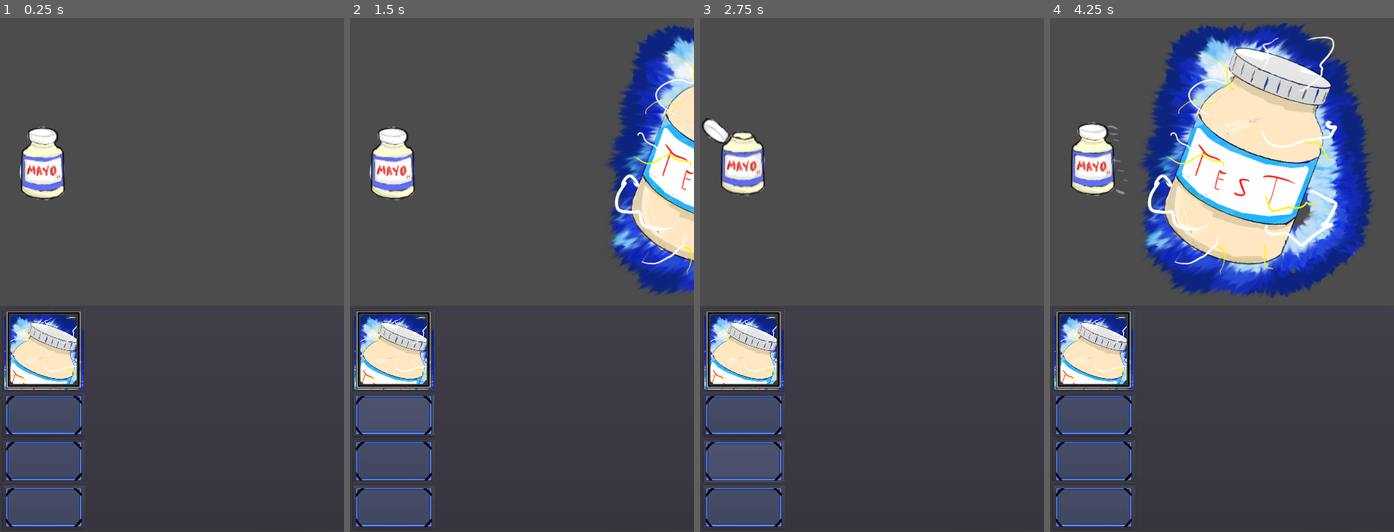
Above: before the commit, frames 1-4 (left to right).
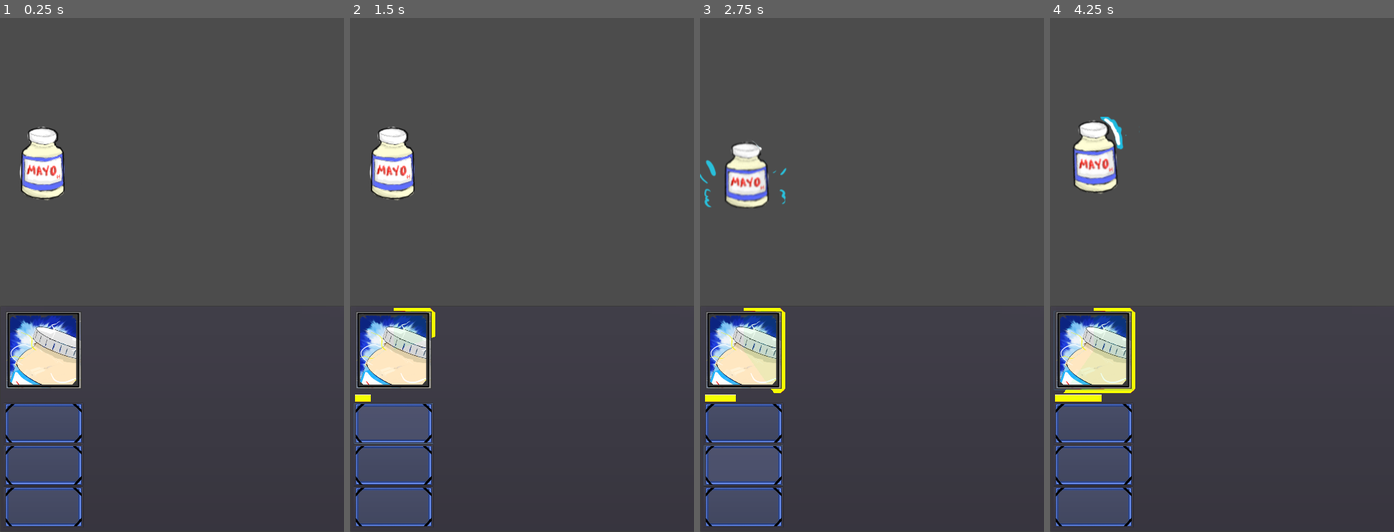
Above: after the commit, the same moments.

Repository: jafetal/Godot-gacha
Game: Godot game, scene res://scenes/Main.tscn
Two runs of this game, one before a commit and one after it. Both use one fixed random seed, a clock stepped at 60 frames per second and the inputs below.
Inputs (mouse positions are in pixels of both pictures, inside the frame that each line leads up to; where the layout moved, square brackets give the same spot in the first picture):
- Up to frame 1 (0.25 s): no input
- Up to frame 2 (1.5 s): click (394, 352) at 0.5 s; click (394, 424) [394, 413] at 1.25 s
- Up to frame 3 (2.75 s): click (744, 465) [744, 460] at 2 s
- Up to frame 4 (4.25 s): click (1094, 506) at 2.75 s; click (1094, 352) at 3.5 s

The runs differ from the first frame. In frame 1, 3.8% of the frame differs, in the area x 0-25%, y 56-100%; in frame 2, 14%; in frame 3, 6.1%; in frame 4, 35%, in the area x 0-95%, y 0-100%.

Commit message:
Se implemento el true arts, skill, asi como sus sonidos, y otras arreglos

Diff:
--- a/Sprites/Characters/Mayo/Animaciones.tres
+++ b/Sprites/Characters/Mayo/Animaciones.tres
@@ -28,6 +28,37 @@
 [ext_resource path="res://Sprites/Characters/Mayo/arts/arts0006.png" type="Texture" id=26]
 [ext_resource path="res://Sprites/Characters/Mayo/arts/arts0008.png" type="Texture" id=27]
 [ext_resource path="res://Sprites/Characters/Mayo/arts/arts0002.png" type="Texture" id=28]
+[ext_resource path="res://Sprites/Characters/Mayo/TrueArts/TrueArts0007.png" type="Texture" id=29]
+[ext_resource path="res://Sprites/Characters/Mayo/TrueArts/TrueArts0000.png" type="Texture" id=30]
+[ext_resource path="res://Sprites/Characters/Mayo/TrueArts/TrueArts0019.png" type="Texture" id=31]
+[ext_resource path="res://Sprites/Characters/Mayo/TrueArts/TrueArts0006.png" type="Texture" id=32]
+[ext_resource path="res://Sprites/Characters/Mayo/TrueArts/TrueArts0005.png" type="Texture" id=33]
+[ext_resource path="res://Sprites/Characters/Mayo/TrueArts/TrueArts0003.png" type="Texture" id=34]
+[ext_resource path="res://Sprites/Characters/Mayo/TrueArts/TrueArts0001.png" type="Texture" id=35]
+[ext_resource path="res://Sprites/Characters/Mayo/TrueArts/TrueArts0026.png" type="Texture" id=36]
+[ext_resource path="res://Sprites/Characters/Mayo/TrueArts/TrueArts0025.png" type="Texture" id=37]
+[ext_resource path="res://Sprites/Characters/Mayo/TrueArts/TrueArts0024.png" type="Texture" id=38]
+[ext_resource path="res://Sprites/Characters/Mayo/TrueArts/TrueArts0020.png" type="Texture" id=39]
+[ext_resource path="res://Sprites/Characters/Mayo/TrueArts/TrueArts0023.png" type="Texture" id=40]
+[ext_resource path="res://Sprites/Characters/Mayo/TrueArts/TrueArts0004.png" type="Texture" id=41]
+[ext_resource path="res://Sprites/Characters/Mayo/TrueArts/TrueArts0027.png" type="Texture" id=42]
+[ext_resource path="res://Sprites/Characters/Mayo/TrueArts/TrueArts0009.png" type="Texture" id=43]
+[ext_resource path="res://Sprites/Characters/Mayo/TrueArts/TrueArts0014.png" type="Texture" id=44]
+[ext_resource path="res://Sprites/Characters/Mayo/TrueArts/TrueArts0012.png" type="Texture" id=45]
+[ext_resource path="res://Sprites/Characters/Mayo/TrueArts/TrueArts0013.png" type="Texture" id=46]
+[ext_resource path="res://Sprites/Characters/Mayo/TrueArts/TrueArts0030.png" type="Texture" id=47]
+[ext_resource path="res://Sprites/Characters/Mayo/TrueArts/TrueArts0008.png" type="Texture" id=48]
+[ext_resource path="res://Sprites/Characters/Mayo/TrueArts/TrueArts0017.png" type="Texture" id=49]
+[ext_resource path="res://Sprites/Characters/Mayo/TrueArts/TrueArts0018.png" type="Texture" id=50]
+[ext_resource path="res://Sprites/Characters/Mayo/TrueArts/TrueArts0015.png" type="Texture" id=51]
+[ext_resource path="res://Sprites/Characters/Mayo/TrueArts/TrueArts0028.png" type="Texture" id=52]
+[ext_resource path="res://Sprites/Characters/Mayo/TrueArts/TrueArts0021.png" type="Texture" id=53]
+[ext_resource path="res://Sprites/Characters/Mayo/TrueArts/TrueArts0002.png" type="Texture" id=54]
+[ext_resource path="res://Sprites/Characters/Mayo/TrueArts/TrueArts0010.png" type="Texture" id=55]
+[ext_resource path="res://Sprites/Characters/Mayo/TrueArts/TrueArts0022.png" type="Texture" id=56]
+[ext_resource path="res://Sprites/Characters/Mayo/TrueArts/TrueArts0029.png" type="Texture" id=57]
+[ext_resource path="res://Sprites/Characters/Mayo/TrueArts/TrueArts0011.png" type="Texture" id=58]
+[ext_resource path="res://Sprites/Characters/Mayo/TrueArts/TrueArts0016.png" type="Texture" id=59]
 
 [resource]
 animations = [ {
@@ -35,11 +66,6 @@
 "loop": true,
 "name": "idle",
 "speed": 10.0
-}, {
-"frames": [  ],
-"loop": false,
-"name": "trueArts",
-"speed": 5.0
 }, {
 "frames": [ ExtResource( 20 ), ExtResource( 28 ), ExtResource( 22 ), ExtResource( 19 ), ExtResource( 17 ), ExtResource( …(198 unchanged characters)…
 "loop": false,
@@ -50,4 +76,9 @@
 "loop": false,
 "name": "attack",
 "speed": 15.0
+}, {
+"frames": [ ExtResource( 30 ), ExtResource( 35 ), ExtResource( 54 ), ExtResource( 34 ), ExtResource( 41 ), ExtResource( 33 ), ExtResource( 32 ), ExtResource( 29 ), ExtResource( 48 ), ExtResource( 43 ), ExtResource( 55 ), ExtResource( 58 ), ExtResource( 45 ), ExtResource( 46 ), ExtResource( 44 ), ExtResource( 51 ), ExtResource( 59 ), ExtResource( 49 ), ExtResource( 50 ), ExtResource( 31 ), ExtResource( 39 ), ExtResource( 53 ), ExtResource( 56 ), ExtResource( 40 ), ExtResource( 38 ), ExtResource( 37 ), ExtResource( 36 ), ExtResource( 42 ), ExtResource( 52 ), ExtResource( 57 ), ExtResource( 47 ), ExtResource( 32 ), ExtResource( 29 ), ExtResource( 33 ), ExtResource( 41 ), ExtResource( 54 ), ExtResource( 34 ) ],
+"loop": false,
+"name": "trueArts",
+"speed": 15.0
 } ]
--- a/scenes/GUI/InGgui.gd
+++ b/scenes/GUI/InGgui.gd
@@ -4,11 +4,14 @@
 var menuy
 var pos
 var illustration = load("res://Sprites/Units_il/Mayo/Mayo.png")
+var touchcount
+var listo1 = 0
 
 # Called when the node enters the scene tree for the first time.
 func _ready():
 	pause_mode = Node.PAUSE_MODE_PROCESS
 	menu_ajustement()
+	initialize_artsgauge()
 	unit_initialize(load("res://Sprites/Characters/Mayo/Animaciones.tres"),illustration)
 
 
@@ -19,18 +22,34 @@
 func unit_initialize(animations,illus):
 	var perfil = AtlasTexture.new()
 	perfil.set_atlas(illustration)
-	perfil.set_region(Rect2(120, 0, 300, 300))
+	perfil.set_region(Rect2(120, 0, 250, 250))
 	$Control/PanelContainer/HBoxContainer/ControlUnit1/HBoxContainer/VBoxContainer/Personaje/perfil.texture = perfil
 	$Units/unit.set_data(animations,illus)
 
 #Arts
 func _on_Button_button_down():
-	get_tree().paused = true
-	$Units/unit.arts()
-	$AnimationPlayer/Sprite.texture = load("res://Sprites/Units_il/Mayo/Mayo.png")
+	touchcount = 0;
+	if(listo1==1):
+		$Control/PanelContainer/HBoxContainer/ControlUnit1/ArtsCounter1.stop()
+		get_tree().paused = true
+		$Units/unit.arts()
+		mostrarArts(load("res://Sprites/Units_il/Mayo/Mayo.png"),1) #1 = arts, 2 = true arts
+	if(listo1==2):
+		get_tree().paused = true
+		$Units/unit.true_arts()
+		mostrarArts(load("res://Sprites/Units_il/Mayo/Mayo_awk.png"),2)
+	listo1 += 1
+	$Control/PanelContainer/HBoxContainer/ControlUnit1/ArtsCounter1.start()
+
+func mostrarArts(imagen,tipo):
+	$AnimationPlayer/Sprite.texture = imagen
 	$AnimationPlayer.stop()
 	$AnimationPlayer.play("Enter")
-
+	if(tipo==1):
+		$AnimationPlayer/artsSound.stream = load("res://sound/Arts.wav")
+	else:
+		$AnimationPlayer/artsSound.stream = load("res://sound/TrueArts.wav")
+	$AnimationPlayer/artsSound.play()
 
 func _on_Unit1Atack_timer_timeout():
 	$Units/unit.attack()
@@ -39,6 +58,7 @@
 func _on_AnimationPlayer_animation_finished(anim_name):
 	get_tree().paused = false
 
+
 func menu_ajustement():
 	screen_size = get_viewport().get_visible_rect().size
 	menu = screen_size.x/1160
@@ -46,3 +66,22 @@
 	pos = Vector2(0,get_viewport().get_visible_rect().size.y-(get_viewport().get_visible_rect().size.y/2.28))
 	$Control/PanelContainer.rect_scale = Vector2(menu,menuy)
 	$Control/PanelContainer.rect_position = pos
+
+
+
+func _on_Gauge_test_timeout():
+	$Control/PanelContainer/HBoxContainer/ControlUnit1/HBoxContainer/VBoxContainer/Personaje/skill.value +=5
+	$Control/PanelContainer/HBoxContainer/ControlUnit1/HBoxContainer/VBoxContainer/Gauge/Arts.value += 5
+
+func initialize_artsgauge():
+	var perfil = AtlasTexture.new()
+	perfil.set_atlas(load("res://Sprites/GUI/artsGauge.png"))
+	perfil.set_region(Rect2(0, 0, 260, 25))
+
+	$Control/PanelContainer/HBoxContainer/ControlUnit1/HBoxContainer/VBoxContainer/Gauge/Arts.texture_progress = perfil
+
+
+
+func _on_ArtsCounter1_timeout():
+	if(listo1>0):
+		listo1=0
--- a/scenes/GUI/InGgui.tscn
+++ b/scenes/GUI/InGgui.tscn
@@ -1,9 +1,11 @@
-[gd_scene load_steps=6 format=2]
+[gd_scene load_steps=8 format=2]
 
 [ext_resource path="res://Sprites/GUI/marcoPersonaje.png" type="Texture" id=1]
 [ext_resource path="res://scenes/GUI/InGgui.gd" type="Script" id=2]
 [ext_resource path="res://scenes/unit.tscn" type="PackedScene" id=3]
 [ext_resource path="res://Sprites/GUI/item.png" type="Texture" id=4]
+[ext_resource path="res://Sprites/GUI/skill.png" type="Texture" id=5]
+[ext_resource path="res://sound/Arts.wav" type="AudioStream" id=6]
 
 [sub_resource type="Animation" id=1]
 resource_name = "Enter"
@@ -37,6 +39,10 @@
 position = Vector2( -288.075, 200 )
 scale = Vector2( 0.75, 0.75 )
 
+[node name="artsSound" type="AudioStreamPlayer" parent="AnimationPlayer"]
+stream = ExtResource( 6 )
+volume_db = 1.0
+
 [node name="Control" type="Control" parent="."]
 margin_right = 40.0
 margin_bottom = 40.0
@@ -62,7 +68,7 @@
 margin_bottom = 739.0
 
 [node name="ControlUnit1" type="MarginContainer" parent="Control/PanelContainer/HBoxContainer"]
-margin_right = 286.0
+margin_right = 285.0
 margin_bottom = 732.0
 __meta__ = {
 "_edit_group_": true,
@@ -70,79 +76,103 @@
 }
 
 [node name="HBoxContainer" type="HBoxContainer" parent="Control/PanelContainer/HBoxContainer/ControlUnit1"]
-margin_right = 286.0
+margin_right = 285.0
 margin_bottom = 732.0
 
 [node name="VBoxContainer" type="VBoxContainer" parent="Control/PanelContainer/HBoxContainer/ControlUnit1/HBoxContainer"]
-margin_right = 282.0
+margin_right = 281.0
 margin_bottom = 732.0
 
-[node name="Personaje" type="PanelContainer" parent="Control/PanelContainer/HBoxContainer/ControlUnit1/HBoxContainer/VBoxContainer"]
-margin_right = 282.0
-margin_bottom = 276.0
+[node name="Personaje" type="CenterContainer" parent="Control/PanelContainer/HBoxContainer/ControlUnit1/HBoxContainer/VBoxContainer"]
+margin_right = 281.0
+margin_bottom = 281.0
 
 [node name="perfil" type="TextureRect" parent="Control/PanelContainer/HBoxContainer/ControlUnit1/HBoxContainer/VBoxContainer/Personaje"]
-margin_left = 7.0
-margin_top = 7.0
-margin_right = 275.0
-margin_bottom = 269.0
-expand = true
+margin_left = 140.0
+margin_top = 140.0
+margin_right = 140.0
+margin_bottom = 140.0
 __meta__ = {
 "_edit_use_anchors_": false
 }
 
+[node name="skill" type="TextureProgress" parent="Control/PanelContainer/HBoxContainer/ControlUnit1/HBoxContainer/VBoxContainer/Personaje"]
+margin_right = 281.0
+margin_bottom = 281.0
+rounded = true
+texture_progress = ExtResource( 5 )
+fill_mode = 4
+
 [node name="Button" type="Button" parent="Control/PanelContainer/HBoxContainer/ControlUnit1/HBoxContainer/VBoxContainer/Personaje"]
-margin_left = 7.0
-margin_top = 7.0
-margin_right = 275.0
-margin_bottom = 269.0
+margin_left = 6.0
+margin_top = 9.0
+margin_right = 274.0
+margin_bottom = 271.0
 icon = ExtResource( 1 )
 flat = true
 
-[node name="slot1" type="PanelContainer" parent="Control/PanelContainer/HBoxContainer/ControlUnit1/HBoxContainer/VBoxContainer"]
-margin_top = 280.0
-margin_right = 282.0
-margin_bottom = 428.0
+[node name="Gauge" type="CenterContainer" parent="Control/PanelContainer/HBoxContainer/ControlUnit1/HBoxContainer/VBoxContainer"]
+margin_top = 285.0
+margin_right = 281.0
+margin_bottom = 286.0
+
+[node name="Arts" type="TextureProgress" parent="Control/PanelContainer/HBoxContainer/ControlUnit1/HBoxContainer/VBoxContainer/Gauge"]
+margin_left = 140.0
+margin_right = 141.0
+margin_bottom = 1.0
+allow_greater = true
+radial_fill_degrees = 137.6
+
+[node name="slot1" type="CenterContainer" parent="Control/PanelContainer/HBoxContainer/ControlUnit1/HBoxContainer/VBoxContainer"]
+margin_top = 290.0
+margin_right = 281.0
+margin_bottom = 424.0
 
 [node name="item1" type="Button" parent="Control/PanelContainer/HBoxContainer/ControlUnit1/HBoxContainer/VBoxContainer/slot1"]
-margin_left = 7.0
-margin_top = 7.0
-margin_right = 275.0
-margin_bottom = 141.0
+margin_left = 6.0
+margin_right = 274.0
+margin_bottom = 134.0
 icon = ExtResource( 4 )
 
-[node name="slot2" type="PanelContainer" parent="Control/PanelContainer/HBoxContainer/ControlUnit1/HBoxContainer/VBoxContainer"]
-margin_top = 432.0
-margin_right = 282.0
-margin_bottom = 580.0
+[node name="slot2" type="CenterContainer" parent="Control/PanelContainer/HBoxContainer/ControlUnit1/HBoxContainer/VBoxContainer"]
+margin_top = 428.0
+margin_right = 281.0
+margin_bottom = 562.0
 
 [node name="item2" type="Button" parent="Control/PanelContainer/HBoxContainer/ControlUnit1/HBoxContainer/VBoxContainer/slot2"]
-margin_left = 7.0
-margin_top = 7.0
-margin_right = 275.0
-margin_bottom = 141.0
+margin_left = 6.0
+margin_right = 274.0
+margin_bottom = 134.0
 icon = ExtResource( 4 )
 
-[node name="slot3" type="PanelContainer" parent="Control/PanelContainer/HBoxContainer/ControlUnit1/HBoxContainer/VBoxContainer"]
-margin_top = 584.0
-margin_right = 282.0
-margin_bottom = 732.0
+[node name="slot3" type="CenterContainer" parent="Control/PanelContainer/HBoxContainer/ControlUnit1/HBoxContainer/VBoxContainer"]
+margin_top = 566.0
+margin_right = 281.0
+margin_bottom = 700.0
 
 [node name="item3" type="Button" parent="Control/PanelContainer/HBoxContainer/ControlUnit1/HBoxContainer/VBoxContainer/slot3"]
-margin_left = 7.0
-margin_top = 7.0
-margin_right = 275.0
-margin_bottom = 141.0
+margin_left = 6.0
+margin_right = 274.0
+margin_bottom = 134.0
 icon = ExtResource( 4 )
 
 [node name="CenterContainer" type="CenterContainer" parent="Control/PanelContainer/HBoxContainer/ControlUnit1/HBoxContainer"]
-margin_left = 286.0
-margin_right = 286.0
+margin_left = 285.0
+margin_right = 285.0
 margin_bottom = 732.0
 
 [node name="Unit1Atack_timer" type="Timer" parent="Control/PanelContainer/HBoxContainer/ControlUnit1"]
 wait_time = 2.0
 autostart = true
+
+[node name="ArtsCounter1" type="Timer" parent="Control/PanelContainer/HBoxContainer/ControlUnit1"]
+wait_time = 0.7
+
+[node name="Gauge_test" type="Timer" parent="Control/PanelContainer/HBoxContainer/ControlUnit1"]
+wait_time = 0.331
+autostart = true
 [connection signal="animation_finished" from="AnimationPlayer" to="." method="_on_AnimationPlayer_animation_finished"]
 [connection signal="button_down" from="Control/PanelContainer/HBoxContainer/ControlUnit1/HBoxContainer/VBoxContainer/Personaje/Button" to="." method="_on_Button_button_down"]
 [connection signal="timeout" from="Control/PanelContainer/HBoxContainer/ControlUnit1/Unit1Atack_timer" to="." method="_on_Unit1Atack_timer_timeout"]
+[connection signal="timeout" from="Control/PanelContainer/HBoxContainer/ControlUnit1/ArtsCounter1" to="." method="_on_ArtsCounter1_timeout"]
+[connection signal="timeout" from="Control/PanelContainer/HBoxContainer/ControlUnit1/Gauge_test" to="." method="_on_Gauge_test_timeout"]
--- a/scenes/unit.gd
+++ b/scenes/unit.gd
@@ -9,7 +9,7 @@
 	"truearts"
 ]
 var current_anim
-
+var state = 0 # 2.-arts, 3.-T.Arts
 func _ready():
 	pass
 
@@ -25,10 +25,14 @@
 
 func arts():
 	idle()
+	state = 2
 	$TimerArts.start()
 
 func true_arts():
-	play_anim("truearts")
+	idle()
+	state = 3
+	$TimerArts.start()
+
 
 func idle():
 	play_anim("idle")
@@ -42,5 +46,9 @@
 	idle()
 
 func _on_TimerArts_timeout():
-	play_anim("arts")
+	if(state==2):
+		play_anim("arts")
+	elif(state==3):
+		play_anim("trueArts")
+
 	$TimerArts.stop()
Not shown: 1 places in Sprites/Characters/Mayo/Animaciones.tres that only renumber resources
Binary file added: Sprites/Characters/Mayo/TrueArts/TrueArts0000.png
Not shown, added: Sprites/Characters/Mayo/TrueArts/TrueArts0000.png.import
Binary file added: Sprites/Characters/Mayo/TrueArts/TrueArts0001.png
Not shown, added: Sprites/Characters/Mayo/TrueArts/TrueArts0001.png.import
Binary file added: Sprites/Characters/Mayo/TrueArts/TrueArts0002.png
Not shown, added: Sprites/Characters/Mayo/TrueArts/TrueArts0002.png.import
Binary file added: Sprites/Characters/Mayo/TrueArts/TrueArts0003.png
Not shown, added: Sprites/Characters/Mayo/TrueArts/TrueArts0003.png.import
Binary file added: Sprites/Characters/Mayo/TrueArts/TrueArts0004.png
Not shown, added: Sprites/Characters/Mayo/TrueArts/TrueArts0004.png.import
Binary file added: Sprites/Characters/Mayo/TrueArts/TrueArts0005.png
(and 73 more such lines)
